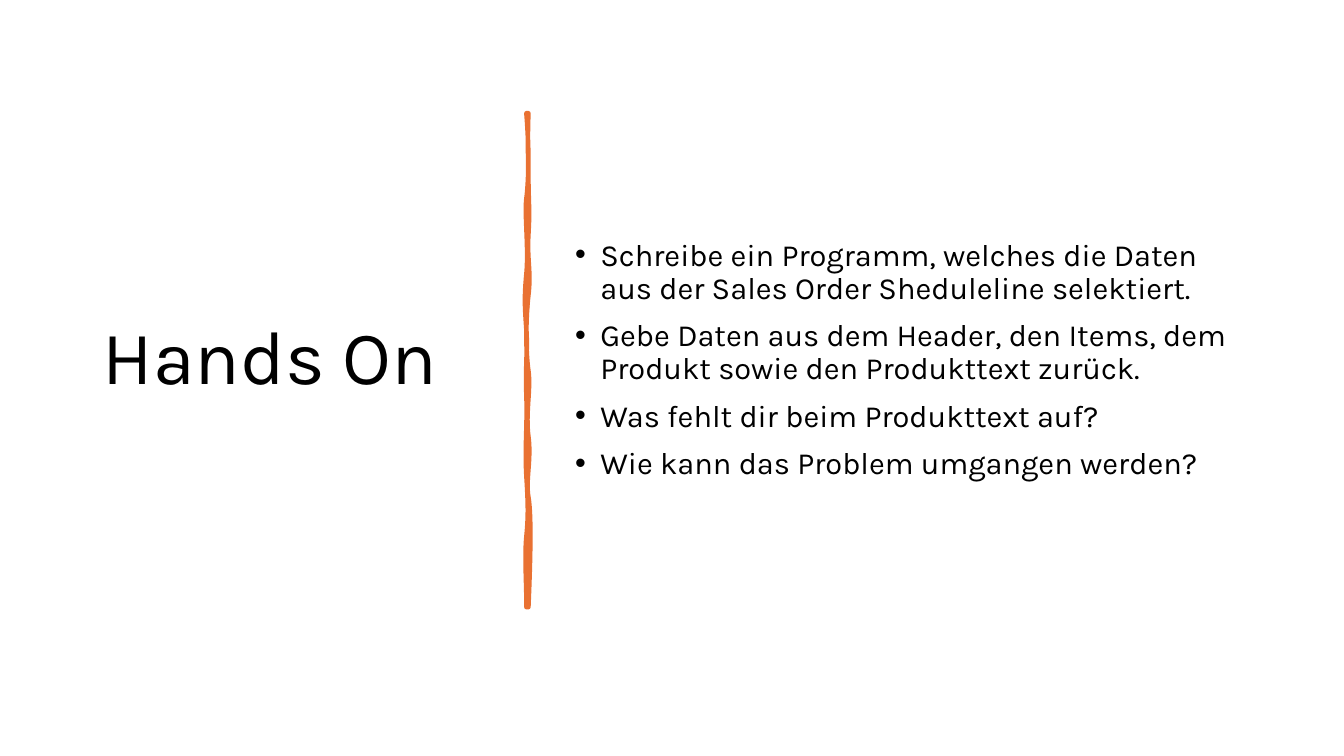
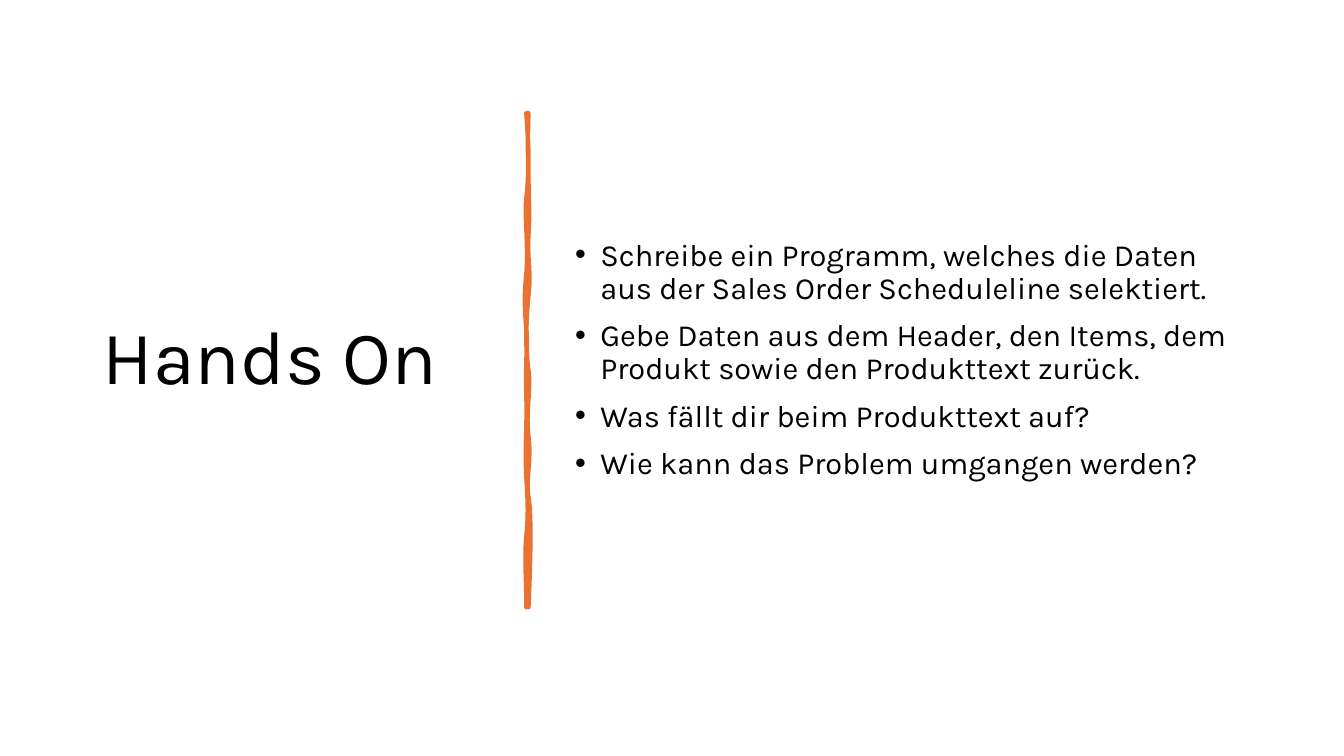
Before and after one commit to DevelopmentBvise/Schulung, a slide deck: slide 31 of CDS presentation/Deutsch/Tag1_Data Modeling with Core Data Services.pptx. Drawn at 1344x756 pixels with LibreOffice and Linux fonts; fonts in the diff are those of the drawing. Boxes give left, top, right and bottom in pixels: in the first picture for what was removed or moved away, otherwise in the second. Text is boxed around its words. In the diff, an @@ line names an element or a change of style, - is before the commit and + after.

```diff
--- a/CDS presentation/Deutsch/Tag1_Data Modeling with Core Data Services.pptx
+++ b/CDS presentation/Deutsch/Tag1_Data Modeling with Core Data Services.pptx
@@ text at <box>600,245,1206,300</box>: text changed @@
-• Schreibe ein Programm, welches die Daten aus der Sales Order Sheduleline selektiert.
+• Schreibe ein Programm, welches die Daten aus der Sales Order Scheduleline selektiert.
@@ text at <box>600,405,1089,428</box>: text changed @@
-• Was fehlt dir beim Produkttext auf?
+• Was fällt dir beim Produkttext auf?
```
Also in this commit, not shown: 4 other slides changed, 2 other files.
